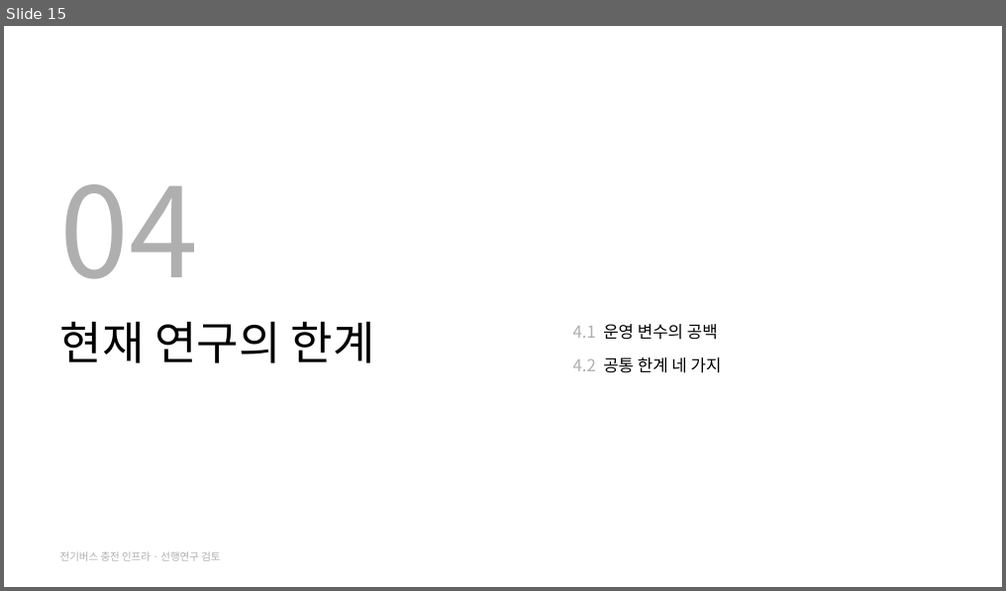
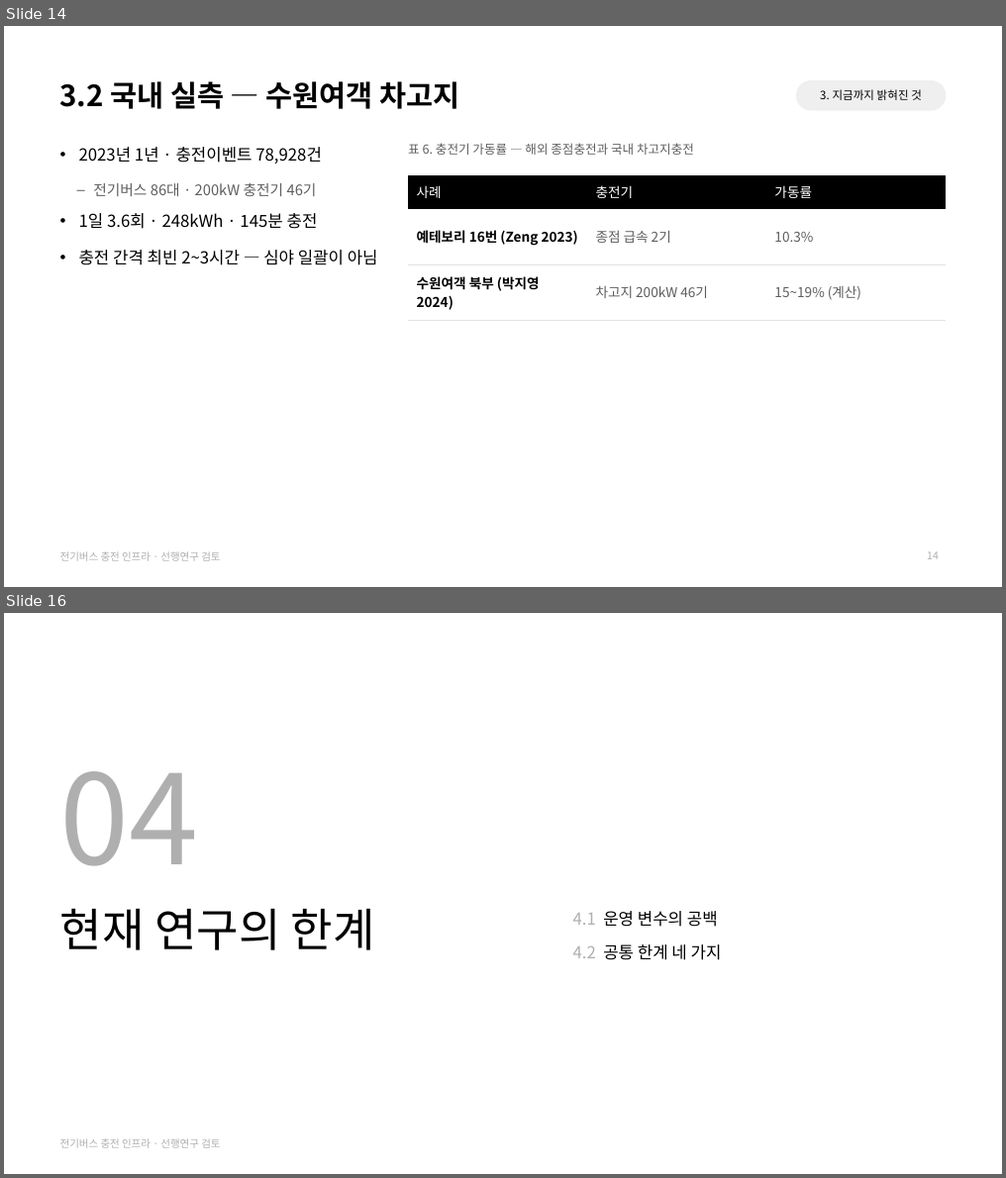
Before and after one commit to jujuwon7/presentation, a slide deck: 전기버스_충전인프라_선행연구_검토.pptx. Shown one above the other, each under a label of ours: slide 15 before the commit, slides 14 and 16 after it; the slides between them are not shown. The pictures are 1006x591 and 1006x1178 pixels, drawn with LibreOffice and Linux fonts; fonts in the diff are those of the drawing. Boxes give left, top, right and bottom in pixels: in the first picture for what was removed or moved away, otherwise in the second. Text is boxed around its words. In the diff, an @@ line names an element or a change of style, - is before the commit and + after.

```diff
--- a/전기버스_충전인프라_선행연구_검토.pptx
+++ b/전기버스_충전인프라_선행연구_검토.pptx
@@ slide 14 added at (x1=4, y1=26, x2=1002, y2=587), background #FFFFFF; not listed: 1 template element that a slide beside it also shows @@
@@ title added at (x1=60, y1=81, x2=460, y2=109), 28 pt, text #000000, bold @@
+3.2 국내 실측 — 수원여객 차고지
@@ text added at (x1=796, y1=80, x2=945, y2=110), fill #EFEFEF, 11 pt, text #000000 @@
+3. 지금까지 밝혀진 것
@@ text added at (x1=408, y1=143, x2=694, y2=155), 12 pt, text #5E5E5E @@
+표 6. 충전기 가동률 — 해외 종점충전과 국내 차고지충전
@@ text added at (x1=79, y1=147, x2=378, y2=266), 16 pt, text #000000 @@
+• 2023년 1년 · 충전이벤트 78,928건
+  – 전기버스 86대 · 200kW 충전기 46기
+• 1일 3.6회 · 248kWh · 145분 충전
+• 충전 간격 최빈 2~3시간 — 심야 일괄이 아님
@@ table added at (x1=408, y1=175, x2=945, y2=314), 3 rows, 3 columns @@
+사례 | 충전기 | 가동률
+예테보리 16번 (Zeng 2023) | 종점 급속 2기 | 10.3%
+수원여객 북부 (박지영 2024) | 차고지 200kW 46기 | 15~19% (계산)
@@ page number added at (x1=927, y1=552, x2=939, y2=560), 10 pt, text #AFAFAF @@
+14
@@ what was slide 15 is now slide 16 @@
```
Also in this commit, not shown: 5 slides changed.
